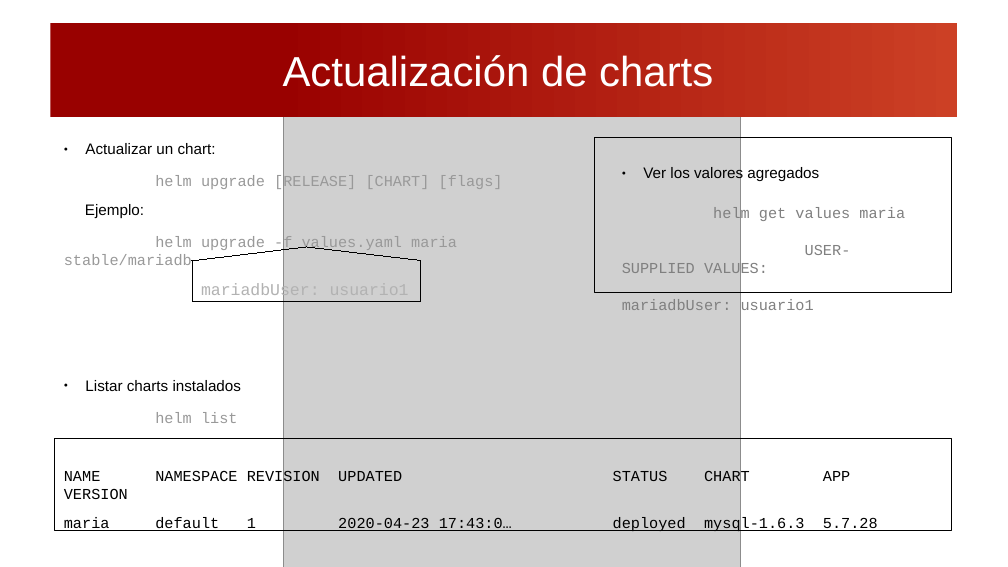
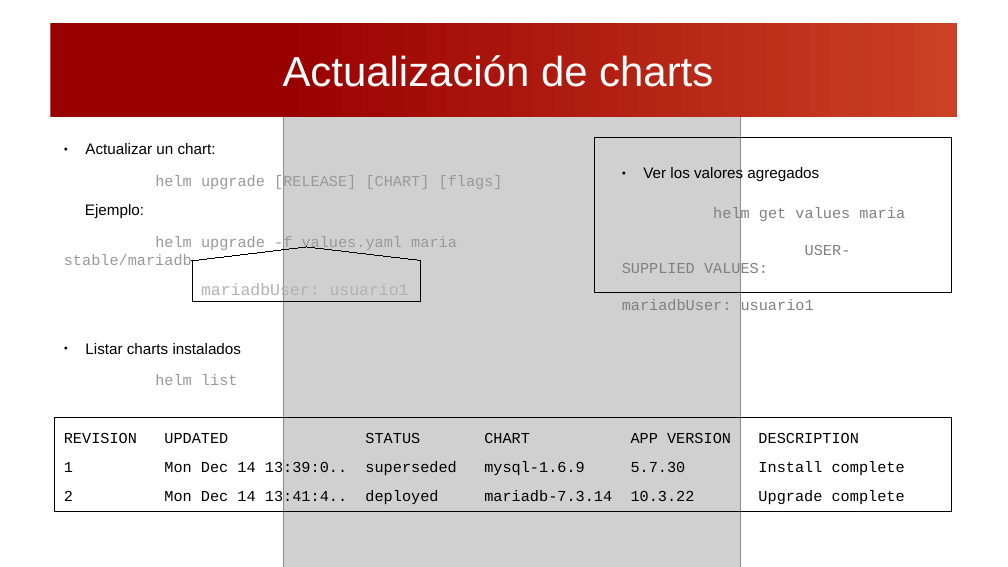
Before and after one commit to MoralG/Despliegues_de_microservicios_en_k8s_con_Helm, a slide deck: slide 14 of Presentación.odp. Drawn at 1008x567 pixels with LibreOffice and Linux fonts; fonts in the diff are those of the drawing; grey boxes stand for pictures. Boxes give left, top, right and bottom in pixels: in the first picture for what was removed or moved away, otherwise in the second. Text is boxed around its words. In the diff, an @@ line names an element or a change of style, - is before the commit and + after.

```diff
--- a/Presentación.odp
+++ b/Presentación.odp
@@ text "Listar charts instalados": place and size @@
-text "Listar charts instalados" at <box>64,380,878,533</box>
+text "Listar charts instalados" at <box>64,343,905,506</box>
@@ rectangle: place and size @@
-rectangle at <box>55,439,951,531</box>
+rectangle at <box>55,418,951,511</box>
@@ text at <box>64,432,905,506</box>: text changed @@
-NAME NAMESPACE REVISION UPDATED STATUS CHART APP VERSION
-maria default 1 2020-04-23 17:43:0… deployed mysql-1.6.3 5.7.28
+REVISION UPDATED STATUS CHART APP VERSION DESCRIPTION
+1 Mon Dec 14 13:39:0.. superseded mysql-1.6.9 5.7.30 Install complete
+2 Mon Dec 14 13:41:4.. deployed mariadb-7.3.14 10.3.22 Upgrade complete
```
Also in this commit, not shown: 5 other slides changed, 1 slide removed.
